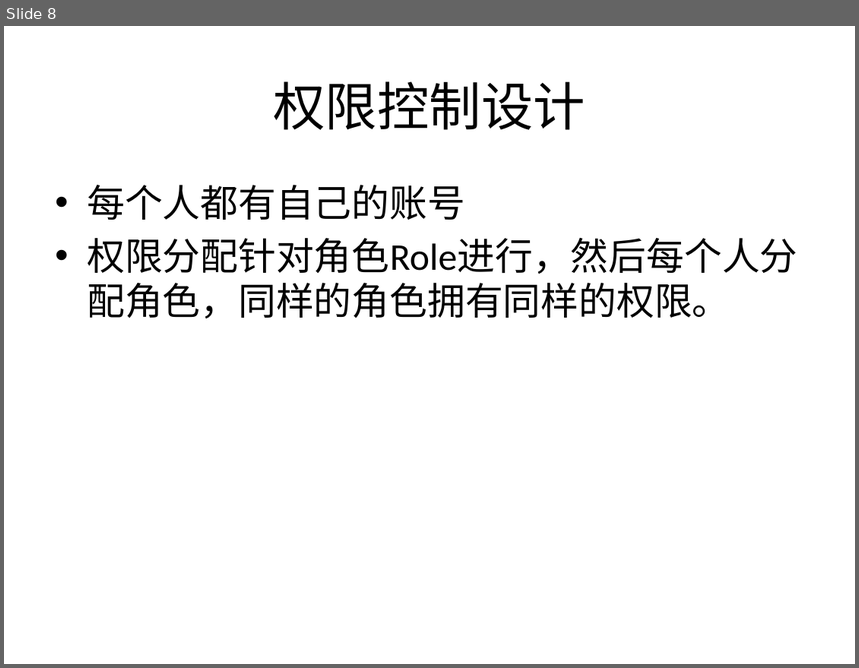
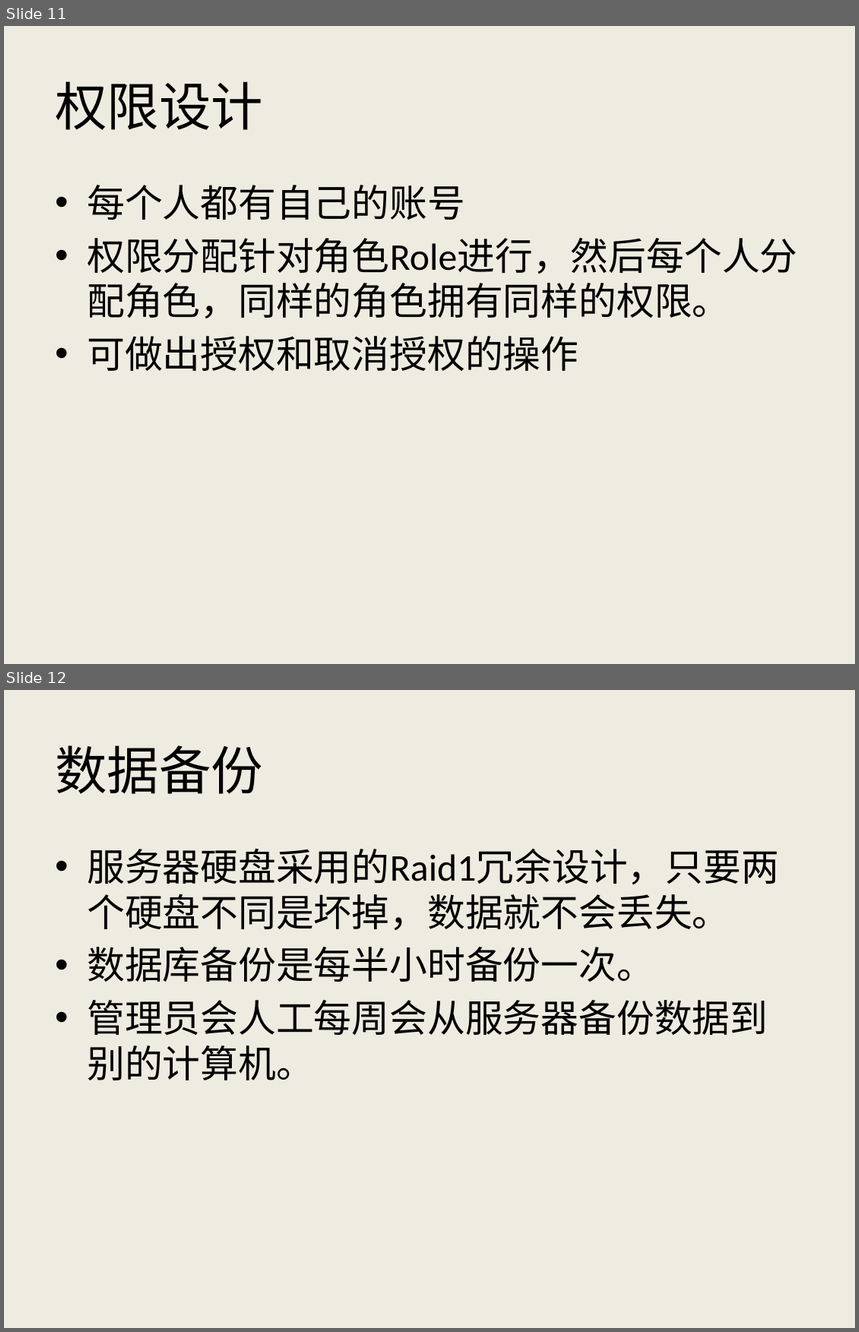
Before and after one commit to AlecSPb/PMS, a slide deck: PMSClient/Resource/Files/pmshelp_ch.pptx. Shown one above the other, each under a label of ours: slide 8 before the commit, slides 11 and 12 after it. The pictures are 859x668 and 859x1332 pixels, drawn with LibreOffice and Linux fonts; fonts in the diff are those of the drawing. Boxes give left, top, right and bottom in pixels: in the first picture for what was removed or moved away, otherwise in the second. Text is boxed around its words. In the diff, an @@ line names an element or a change of style, - is before the commit and + after.

```diff
--- a/PMSClient/Resource/Files/pmshelp_ch.pptx
+++ b/PMSClient/Resource/Files/pmshelp_ch.pptx
@@ slide 12 added at [4,690,855,1328], background #EEECE1 @@
@@ title added at [55,745,263,794], 44 pt, text #000000 @@
+数据备份
@@ text added at [87,848,779,1081], 32 pt, text #000000 @@
+• 服务器硬盘采用的Raid1冗余设计，只要两个硬盘不同是坏掉，数据就不会丢失。
+• 数据库备份是每半小时备份一次。
+• 管理员会人工每周会从服务器备份数据到别的计算机。
@@ what was slide 8 is now slide 11 @@
@@ slide 11 changed as well @@
@@ background #FFFFFF to #EEECE1 @@
@@ title at [55,81,263,130]: text changed @@
-权限控制设计
+权限设计
@@ text at [87,336,579,371]: paragraph added @@
+• 可做出授权和取消授权的操作
```
Also in this commit, not shown: 10 other slides changed, 1 other slide added, 1 slide removed, 11 other files.
